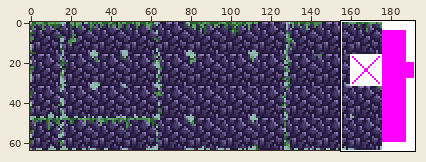
Two states of a sprite sheet, screwbox-core/src/main/resources/assets/autotiles/rocks.png. The first picture is a wide view before the edit; the outline marks the close-up.
Close-up. Before the commit:
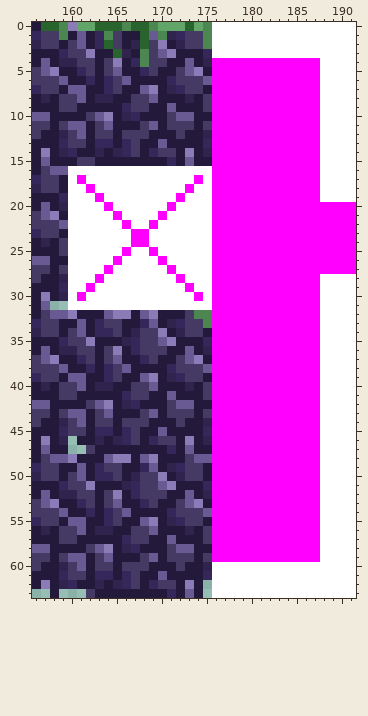
The file is 192x64 pixels. Shown: x 156..191, y 0..63.
After:
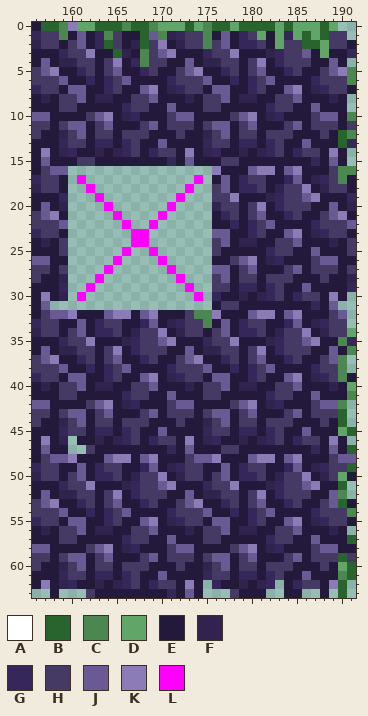
Palette (. is transparent): A #ffffff  B #29642e  C #4c8651  D #62a568  E #231a3b  F #30244f  G #35275a  H #453a64  J #695a94  K #8b7cb7  L #ff00ff
Changes in this commit:
@@ x 156..191 @@
- 0 EBBCKDDBBBCBBCDDDBDCAAAAAAAAAAAAAAAA
- 1 GHHCEJEGCHEEBJCFGHHCAAAAAAAAAAAAAAAA
- 2 FHHEHJEGBHEFBHKEFHHCAAAAAAAAAAAAAAAA
- 3 EEEGHHKEEBFECHJKEEEGAAAAAAAAAAAAAAAA
- 4 EJEFFHHEHKEGCHHEEJEFLLLLLLLLLLLLAAAA
- 5 HJKEEGHEHJEEGHEEHJKELLLLLLLLLLLLAAAA
- 6 HHHJEEGEGHJEEEEGHHHJLLLLLLLLLLLLAAAA
- 7 GHHEJJEEGHEEJKEFGHHELLLLLLLLLLLLAAAA
- 8 EFEHHJEFFEEHHJEEEFEHLLLLLLLLLLLLAAAA
- 9 EEEHHEEEEEGHHEEJEEEHLLLLLLLLLLLLAAAA
-10 JJEEEEHJKEFGEEEHJJEELLLLLLLLLLLLAAAA
-11 HHEHJJEHJEEEHJEHHHEHLLLLLLLLLLLLAAAA
-12 HEEFHJEHHEHHHEEEHEEFLLLLLLLLLLLLAAAA
-13 EEEGHHEGGEGHEEJEEEEGLLLLLLLLLLLLAAAA
-14 EKEFGEEFEFGHEGHHEKEFLLLLLLLLLLLLAAAA
-15 EJEEEHHEEEEEEEEGEJEELLLLLLLLLLLLAAAA
-16 EHJJAAAAAAAAAAAAAAAALLLLLLLLLLLLAAAA
-17 GHHEALAAAAAAAAAAAALALLLLLLLLLLLLAAAA
-18 FHHEAALAAAAAAAAAALAALLLLLLLLLLLLAAAA
-19 EEEGAAALAAAAAAAALAAALLLLLLLLLLLLAAAA
-20 EJEFAAAALAAAAAALAAAALLLLLLLLLLLLLLLL
-21 HJKEAAAAALAAAALAAAAALLLLLLLLLLLLLLLL
-22 HHHJAAAAAALAALAAAAAALLLLLLLLLLLLLLLL
-23 GHHEAAAAAAALLAAAAAAALLLLLLLLLLLLLLLL
-24 EFEHAAAAAAALLAAAAAAALLLLLLLLLLLLLLLL
-25 EEEHAAAAAALAALAAAAAALLLLLLLLLLLLLLLL
-26 JJEEAAAAALAAAALAAAAALLLLLLLLLLLLLLLL
-27 HHEHAAAALAAAAAALAAAALLLLLLLLLLLLLLLL
-28 HEEFAAALAAAAAAAALAAALLLLLLLLLLLLAAAA
-29 EEEGAALAAAAAAAAAALAALLLLLLLLLLLLAAAA
-30 EKEFALAAAAAAAAAAAALALLLLLLLLLLLLAAAA
-31 EJ..AAAAAAAAAAAAAAAALLLLLLLLLLLLAAAA
-32 EHJJKEEEJKKEJKEEEHCCLLLLLLLLLLLLAAAA
-33 GHHEEJEGHHEEGJEFGHHCLLLLLLLLLLLLAAAA
-34 FHHEHJEGGHEFHHKEFHHELLLLLLLLLLLLAAAA
-35 EEEGHHKEEEFGHHJKEEEGLLLLLLLLLLLLAAAA
-36 EJEFFHHEHKEGHHHEEJEFLLLLLLLLLLLLAAAA
-37 HJKEEGHEHJEEGHEEHJKELLLLLLLLLLLLAAAA
-38 HHHJEEGEGHJEEEEGHHHJLLLLLLLLLLLLAAAA
-39 GHHEJJEEGHEEJKEFGHHELLLLLLLLLLLLAAAA
-40 EFEHHJEFFEEHHJEEEFEHLLLLLLLLLLLLAAAA
-41 EEEHHEEEEEGHHEEJEEEHLLLLLLLLLLLLAAAA
-42 JJEEEEHJKEFGEEEHJJEELLLLLLLLLLLLAAAA
-43 HHEHJJEHJEEEHJEHHHEHLLLLLLLLLLLLAAAA
-44 HEEFHJEHHEHHHEEEHEEFLLLLLLLLLLLLAAAA
-45 EEEGHHEGGEGHEEJEEEEGLLLLLLLLLLLLAAAA
-46 EKEF.EEFEFGHEGHHEKEFLLLLLLLLLLLLAAAA
-47 EJEE..HEEEEEEEEGEJEELLLLLLLLLLLLAAAA
-48 EHJJKEEEJKKEJKEEEHJJLLLLLLLLLLLLAAAA
-49 GHHEEJEGHHEEGJEFGHHELLLLLLLLLLLLAAAA
-50 FHHEHJEGGHEFHHKEFHHELLLLLLLLLLLLAAAA
-51 EEEGHHKEEEFGHHJKEEEGLLLLLLLLLLLLAAAA
-52 EJEFFHHEHKEGHHHEEJEFLLLLLLLLLLLLAAAA
-53 HJKEEGHEHJEEGHEEHJKELLLLLLLLLLLLAAAA
-54 HHHJEEGEGHJEEEEGHHHJLLLLLLLLLLLLAAAA
-55 GHHEJJEEGHEEJKEFGHHELLLLLLLLLLLLAAAA
-56 EFEHHJEFFEEHHJEEEFEHLLLLLLLLLLLLAAAA
-57 EEEHHEEEEEGHHEEJEEEHLLLLLLLLLLLLAAAA
-58 JJEEEEHJKEFGEEEHJJEELLLLLLLLLLLLAAAA
-59 HHEHJJEHJEEEHJEHHHEHLLLLLLLLLLLLAAAA
-60 HEEFHJEHHEHHHEEEHEEFAAAAAAAAAAAAAAAA
-61 EEEGHHEGGEGHEEJEEEEGAAAAAAAAAAAAAAAA
-62 EKEFGEEFEFGHEGHHEKE.AAAAAAAAAAAAAAAA
-63 ..E...HEEEEEEEEGEJE.AAAAAAAAAAAAAAAA
+ 0 EBBCKDDBBBCBBCDDDBDCBBDBBBBDBDDDBD..
+ 1 GHHCEJEGCHEEBJCFGHHCEJEGHDEDGDBDBHH.
+ 2 FHHEHJEGBHEFBHKEFHHCHJEGGHEDHHBBDHHE
+ 3 EEEGHHKEEBFECHJKEEEGHHKEEEFGHHJEDEEG
+ 4 EJEFFHHEHKEGCHHEEJEFFHHEHKEGHHHEEJE.
+ 5 HJKEEGHEHJEEGHEEHJKEEGHEHJEEGHEEHJKC
+ 6 HHHJEEGEGHJEEEEGHHHJEEGEGHJEEEEGHHHC
+ 7 GHHEJJEEGHEEJKEFGHHEJJEEGHEEJKEFGHHE
+ 8 EFEHHJEFFEEHHJEEEFEHHJEFFEEHHJEEEFE.
+ 9 EEEHHEEEEEGHHEEJEEEHHEEEEEGHHEEJEEE.
+10 JJEEEEHJKEFGEEEHJJEEEEHJKEFGEEEHJJEC
+11 HHEHJJEHJEEEHJEHHHEHJJEHJEEEHJEHHHEH
+12 HEEFHJEHHEHHHEEEHEEFHJEHHEHHHEEEHEBC
+13 EEEGHHEGGEGHEEJEEEEGHHEGGEGHEEJEEEBG
+14 EKEFGEEFEFGHEGHHEKEFGEEFEFGHEGHHEKE.
+15 EJEEEHHEEEEEEEEGEJEEEHHEEEEEEEEGEJE.
+16 EHJJ................KEEEJKKEJKEEEHCC
+17 GHHE.L............L.EJEGHHEEGJEFGHCE
+18 FHHE..L..........L..HJEGGHEFHHKEFHHE
+19 EEEG...L........L...HHKEEEFGHHJKEEEG
+20 EJEF....L......L....FHHEHKEGHHHEEJEF
+21 HJKE.....L....L.....EGHEHJEEGHEEHJKE
+22 HHHJ......L..L......EEGEGHJEEEEGHHHJ
+23 GHHE.......LL.......JJEEGHEEJKEFGHHE
+24 EFEH.......LL.......HJEFFEEHHJEEEFEH
+25 EEEH......L..L......HEEEEEGHHEEJEEEH
+26 JJEE.....L....L.....EEHJKEFGEEEHJJEE
+27 HHEH....L......L....JJEHJEEEHJEHHHEH
+28 HEEF...L........L...HJEHHEHHHEEEHEEF
+29 EEEG..L..........L..HHEGGEGHEEJEEEEG
+30 EKEF.L............L.GEEFEFGHEGHHEKE.
+31 EJ..................EHHEEEEEEEEGEJ..
+32 EHJJKEEEJKKEJKEEEHCCKEEEJKKEJKEEEHJ.
+33 GHHEEJEGHHEEGJEFGHHCEJEGHHEEGJEFGHH.
+34 FHHEHJEGGHEFHHKEFHHEHJEGGHEFHHKEFHHD
+35 EEEGHHKEEEFGHHJKEEEGHHKEEEFGHHJKEECG
+36 EJEFFHHEHKEGHHHEEJEFFHHEHKEGHHHEEJEC
+37 HJKEEGHEHJEEGHEEHJKEEGHEHJEEGHEEHJC.
+38 HHHJEEGEGHJEEEEGHHHJEEGEGHJEEEEGHHC.
+39 GHHEJJEEGHEEJKEFGHHEJJEEGHEEJKEFGHCE
+40 EFEHHJEFFEEHHJEEEFEHHJEFFEEHHJEEEFED
+41 EEEHHEEEEEGHHEEJEEEHHEEEEEGHHEEJEEEC
+42 JJEEEEHJKEFGEEEHJJEEEEHJKEFGEEEHJJC.
+43 HHEHJJEHJEEEHJEHHHEHJJEHJEEEHJEHHHB.
+44 HEEFHJEHHEHHHEEEHEEFHJEHHEHHHEEEHEB.
+45 EEEGHHEGGEGHEEJEEEEGHHEGGEGHEEJEEEDB
+46 EKEF.EEFEFGHEGHHEKEFGEEFEFGHEGHHEKE.
+47 EJEE..HEEEEEEEEGEJEEEHHEEEEEEEEGEJEB
+48 EHJJKEEEJKKEJKEEEHJJKEEEJKKEJKEEEHJJ
+49 GHHEEJEGHHEEGJEFGHHEEJEGHHEEGJEFGHHB
+50 FHHEHJEGGHEFHHKEFHHEHJEGGHEFHHKEFHDE
+51 EEEGHHKEEEFGHHJKEEEGHHKEEEFGHHJKEEB.
+52 EJEFFHHEHKEGHHHEEJEFFHHEHKEGHHHEEJC.
+53 HJKEEGHEHJEEGHEEHJKEEGHEHJEEGHEEHJBE
+54 HHHJEEGEGHJEEEEGHHHJEEGEGHJEEEEGHHHC
+55 GHHEJJEEGHEEJKEFGHHEJJEEGHEEJKEFGHHE
+56 EFEHHJEFFEEHHJEEEFEHHJEFFEEHHJEEEFE.
+57 EEEHHEEEEEGHHEEJEEEHHEEEEEGHHEEJEEEB
+58 JJEEEEHJKEFGEEEHJJEEEEHJKEFGEEEHJJEE
+59 HHEHJJEHJEEEHJEHHHEHJJEHJEEEHJEHHHBH
+60 HEEFHJEHHEHHHEEEHEEFHJEHHEHHHEEEHEDB
+61 EEEGHHEGGEGHEEJEEEEGHHEGGEGHEEJEEECB
+62 EKEFGEEFEFGHEGHHEKE.GEEFEFG.EGHHEKB.
+63 ..E...HEEEEEEEEGEJE...HEEE..EE..E.B.
Boxes around the changes in both close-ups, in picture pixels (x1, y1, x2, y2):
changed: (68, 22, 356, 598)
